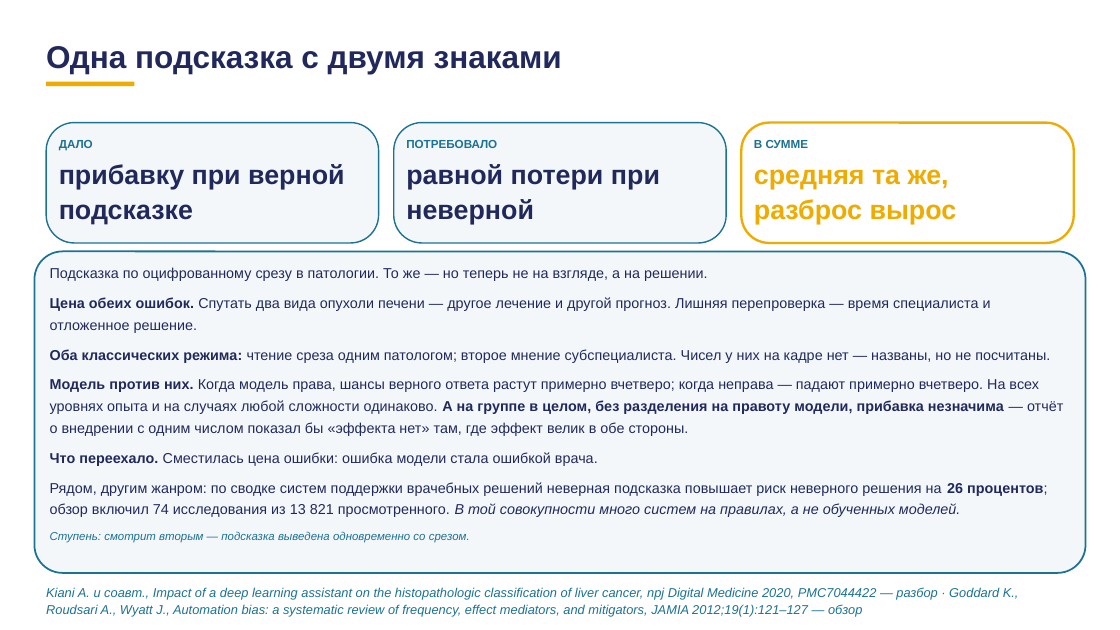
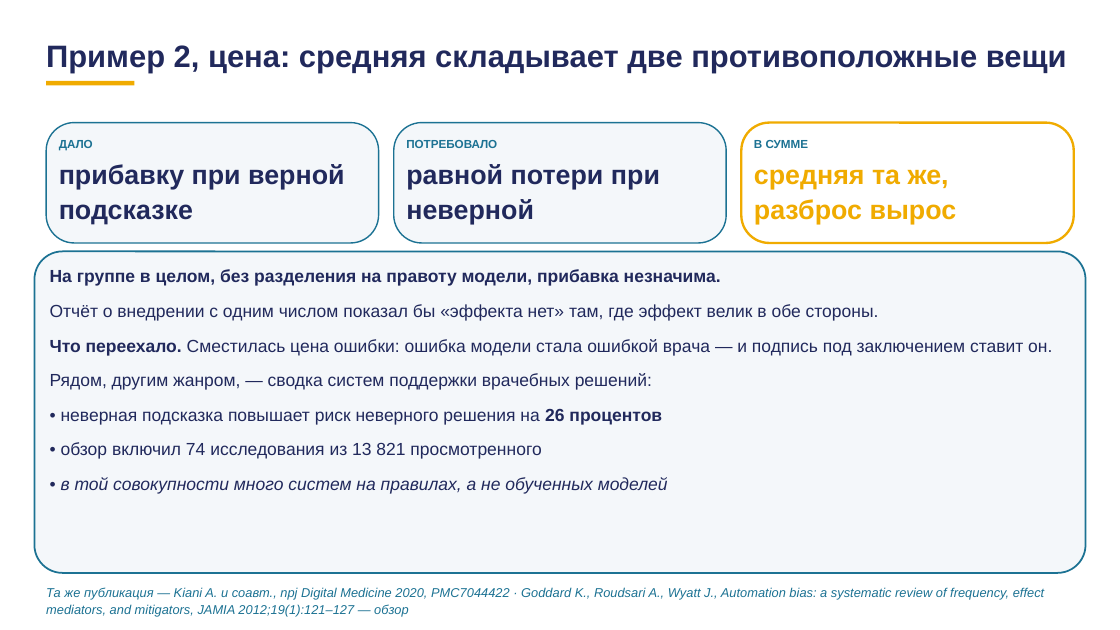
Before and after one commit to tellina-study/AI-usage-lessons, a slide deck: slide 42 of library/lectures/lec-07/rework/deck/lec-07-karkas.pptx (slide 44 before the commit). Drawn at 1120x630 pixels with LibreOffice and Linux fonts; fonts in the diff are those of the drawing. Boxes give left, top, right and bottom in pixels: in the first picture for what was removed or moved away, otherwise in the second. Text is boxed around its words. In the diff, an @@ line names an element or a change of style, - is before the commit and + after.

```diff
--- a/library/lectures/lec-07/rework/deck/lec-07-karkas.pptx
+++ b/library/lectures/lec-07/rework/deck/lec-07-karkas.pptx
@@ text at (46, 45, 1067, 73): text changed; size 27 to 26.5 pt @@
-Одна подсказка с двумя знаками
+Пример 2, цена: средняя складывает две противоположные вещи
@@ text at (50, 269, 1052, 494): text changed; size 12.3 to 15 pt @@
-Подсказка по оцифрованному срезу в патологии. То же — но теперь не на взгляде, а на решении.
-Цена обеих ошибок. Спутать два вида опухоли печени — другое лечение и другой прогноз. Лишняя перепроверка — время специалиста и отложенное решение.
-Оба классических режима: чтение среза одним патологом; второе мнение субспециалиста. Чисел у них на кадре нет — названы, но не посчитаны.
-Модель против них. Когда модель права, шансы верного ответа растут примерно вчетверо; когда неправа — падают примерно вчетверо. На всех уровнях опыта и на случаях любой сложности одинаково. А на группе в целом, без разделения на правоту модели, прибавка незначима — отчёт о внедрении с одним числом показал бы «эффекта нет» там, где эффект велик в обе стороны.
-Что переехало. Сместилась цена ошибки: ошибка модели стала ошибкой врача.
-Рядом, другим жанром: по сводке систем поддержки врачебных решений неверная подсказка повышает риск неверного решения на 26 процентов; обзор включил 74 исследования из 13 821 просмотренного. В той совокупности много систем на правилах, а не обученных моделей.
-Ступень: смотрит вторым — подсказка выведена одновременно со срезом.
+На группе в целом, без разделения на правоту модели, прибавка незначима.
+Отчёт о внедрении с одним числом показал бы «эффекта нет» там, где эффект велик в обе стороны.
+Что переехало. Сместилась цена ошибки: ошибка модели стала ошибкой врача — и подпись под заключением ставит он.
+Рядом, другим жанром, — сводка систем поддержки врачебных решений:
+• неверная подсказка повышает риск неверного решения на 26 процентов
+• обзор включил 74 исследования из 13 821 просмотренного
+• в той совокупности много систем на правилах, а не обученных моделей
@@ text at (46, 587, 1044, 617): text changed @@
-Kiani A. и соавт., Impact of a deep learning assistant on the histopathologic classification of liver cancer, npj Digital Medicine 2020, PMC7044422 — разбор · Goddard K., Roudsari A., Wyatt J., Automation bias: a systematic review of frequency, effect mediators, and mitigators, JAMIA 2012;19(1):121–127 — обзор
+Та же публикация — Kiani A. и соавт., npj Digital Medicine 2020, PMC7044422 · Goddard K., Roudsari A., Wyatt J., Automation bias: a systematic review of frequency, effect mediators, and mitigators, JAMIA 2012;19(1):121–127 — обзор
```
Also in this commit, not shown: 63 other slides changed, 38 slides added, 26 slides removed, 3 other files.
